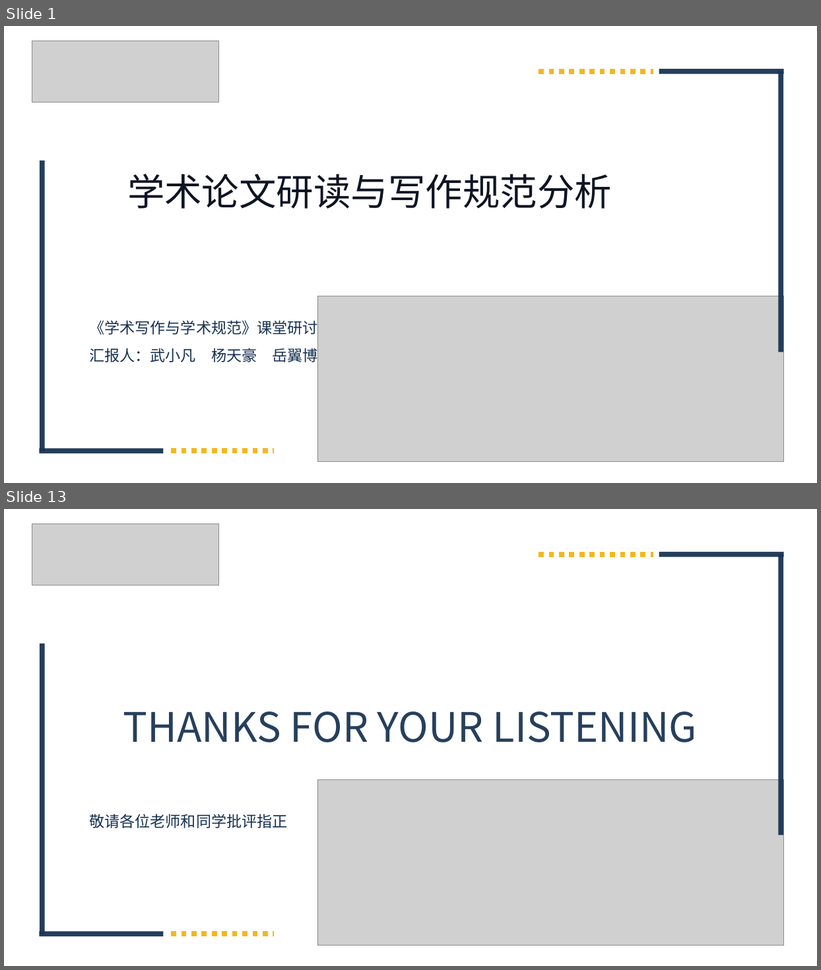
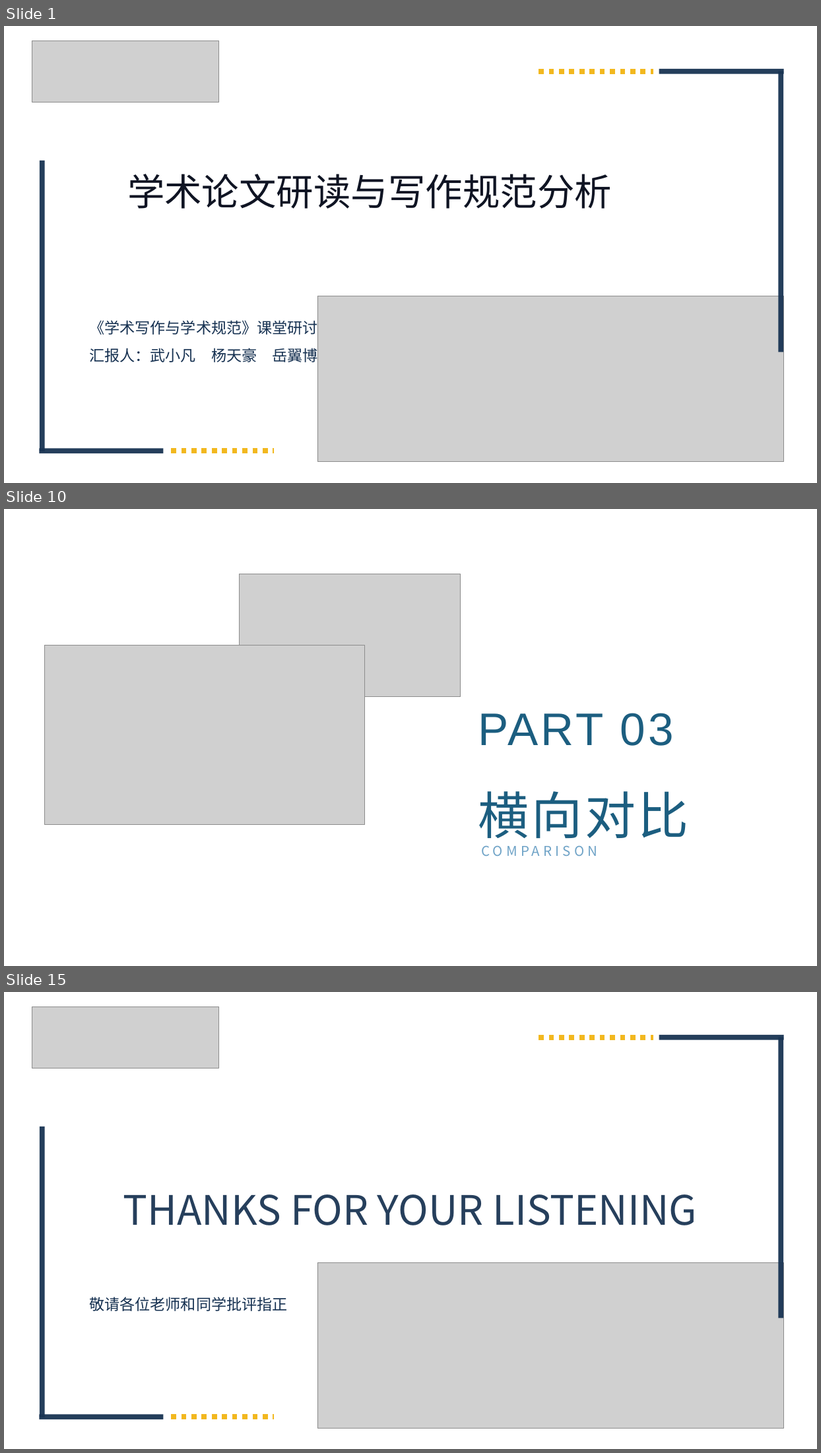
Before and after one commit to obiyeuy/tmp, a slide deck: 学术论文研读与写作规范分析-课堂研讨.pptx. Shown one above the other, each under a label of ours: slides 1 and 13 before the commit, slides 1, 10 and 15 after it; the slides between them are not shown. The pictures are 821x970 and 821x1453 pixels, drawn with LibreOffice and Linux fonts; fonts in the diff are those of the drawing; grey boxes stand for pictures; background and template pictures are left out. Boxes give left, top, right and bottom in pixels: in the first picture for what was removed or moved away, otherwise in the second. Text is boxed around its words. In the diff, an @@ line names an element or a change of style, - is before the commit and + after.

```diff
--- a/学术论文研读与写作规范分析-课堂研讨.pptx
+++ b/学术论文研读与写作规范分析-课堂研讨.pptx
@@ slide 10 added at (x1=4, y1=509, x2=817, y2=966), background #FFFFFF @@
@@ picture added at (x1=240, y1=574, x2=461, y2=697) @@
@@ picture added at (x1=45, y1=645, x2=365, y2=825) @@
@@ text added at (x1=479, y1=713, x2=674, y2=746), 54 pt, text none @@
+PART 03
@@ text added at (x1=479, y1=791, x2=689, y2=848), 60 pt, text #1C5E80 @@
+横向对比
@@ text added at (x1=479, y1=840, x2=783, y2=867), 16 pt, text #6FA3C7 @@
+COMPARISON
@@ what was slide 13 is now slide 15 @@
```
Also in this commit, not shown: 2 slides changed, 10 other slides added, 9 slides removed.
